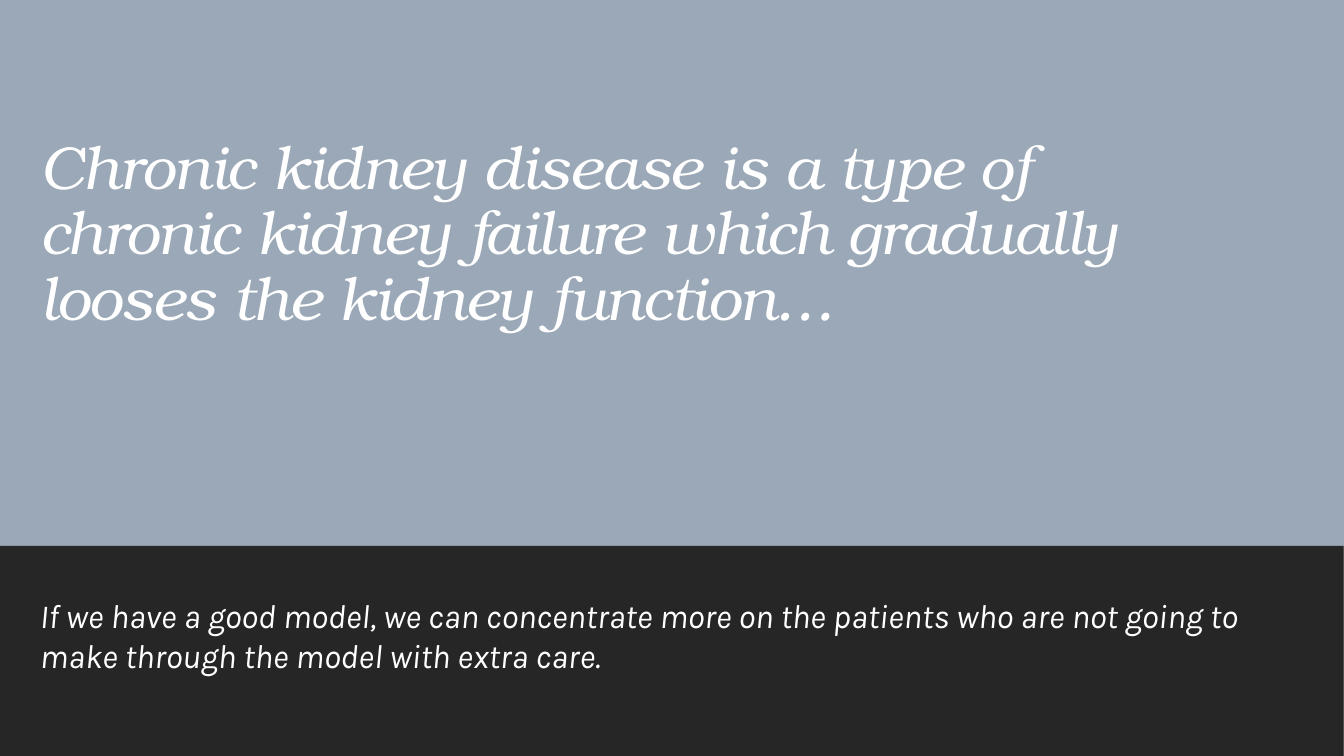
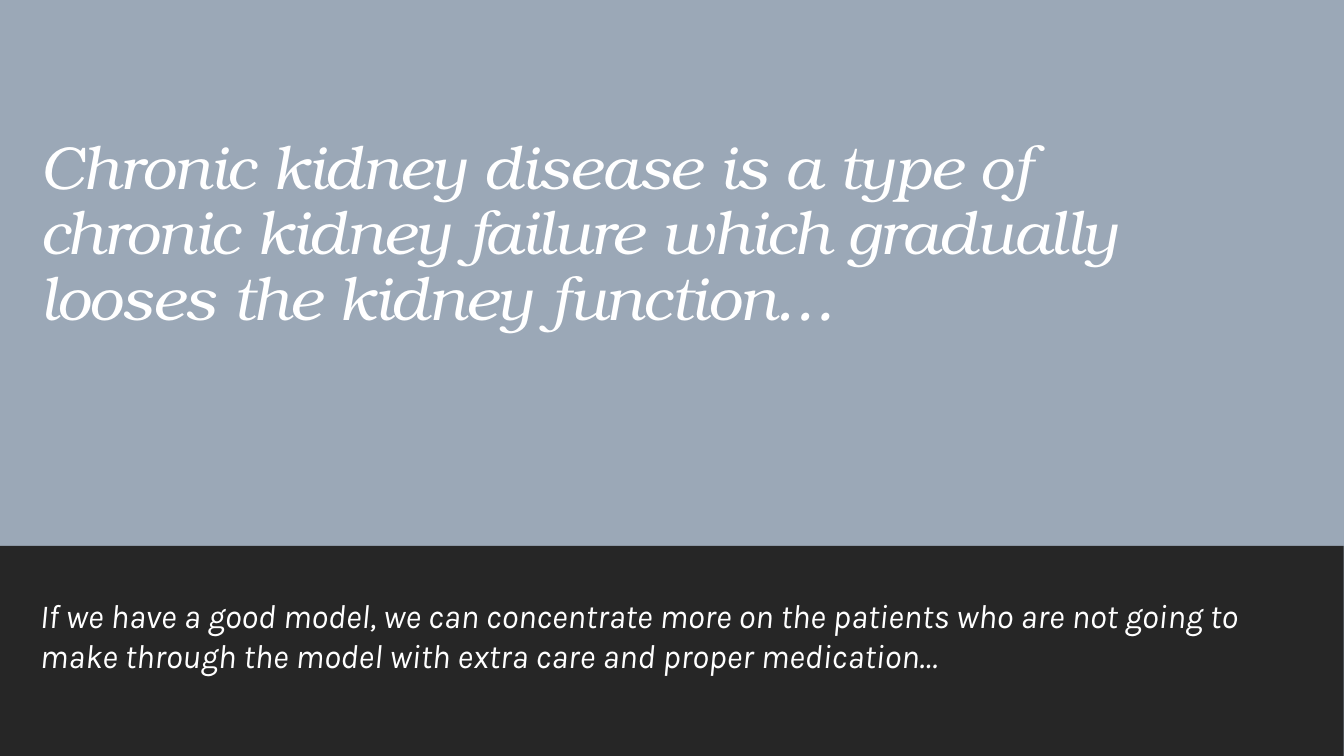
Before and after one commit to mritu301/Chronic_Kidney_Disease_Dataset_Challenge_Test, a slide deck: slide 2 of dataScienceTask/Chronic_Kidney_Disease_V.1.pptx. Drawn at 1344x756 pixels with LibreOffice and Linux fonts; fonts in the diff are those of the drawing. Boxes give left, top, right and bottom in pixels: in the first picture for what was removed or moved away, otherwise in the second. Text is boxed around its words. In the diff, an @@ line names an element or a change of style, - is before the commit and + after.

Commit message:
updated
updated

```diff
--- a/dataScienceTask/Chronic_Kidney_Disease_V.1.pptx
+++ b/dataScienceTask/Chronic_Kidney_Disease_V.1.pptx
@@ text at box(40, 645, 938, 677): text changed @@
-make through the model with extra care.
+make through the model with extra care and proper medication…
```
